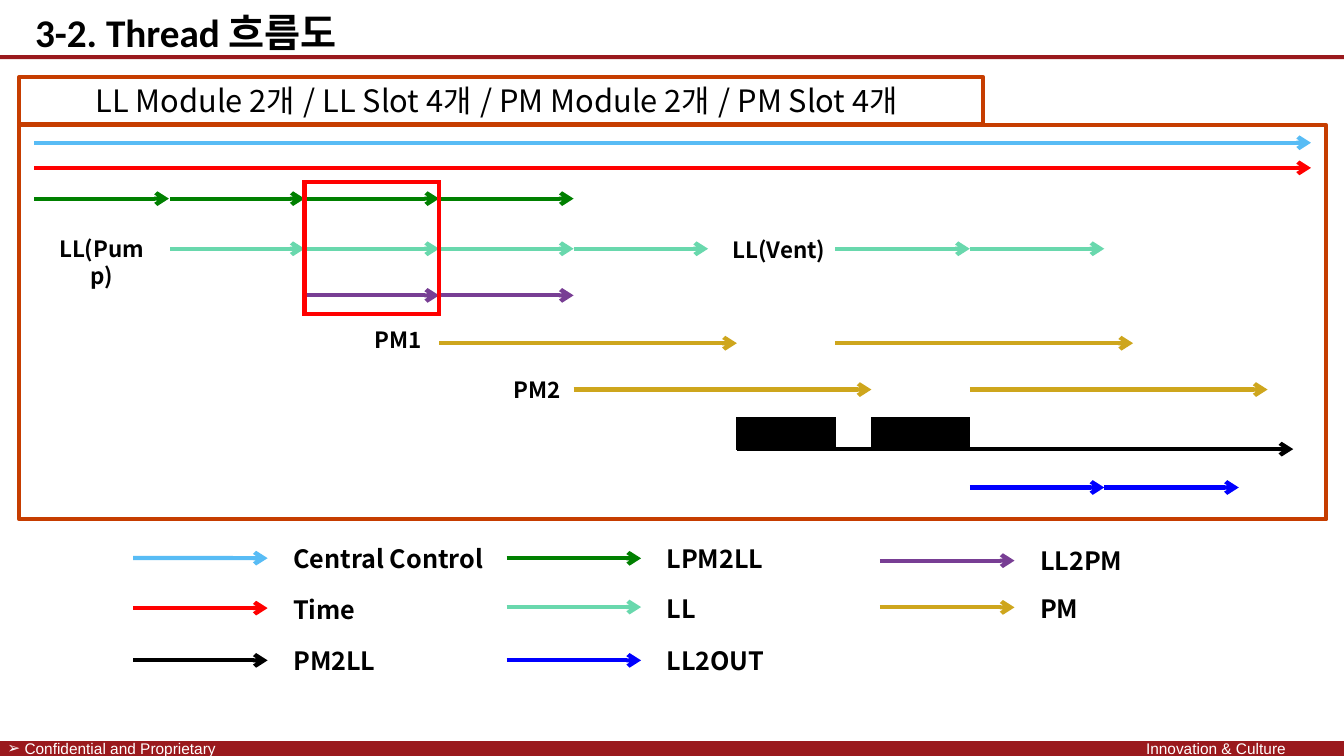
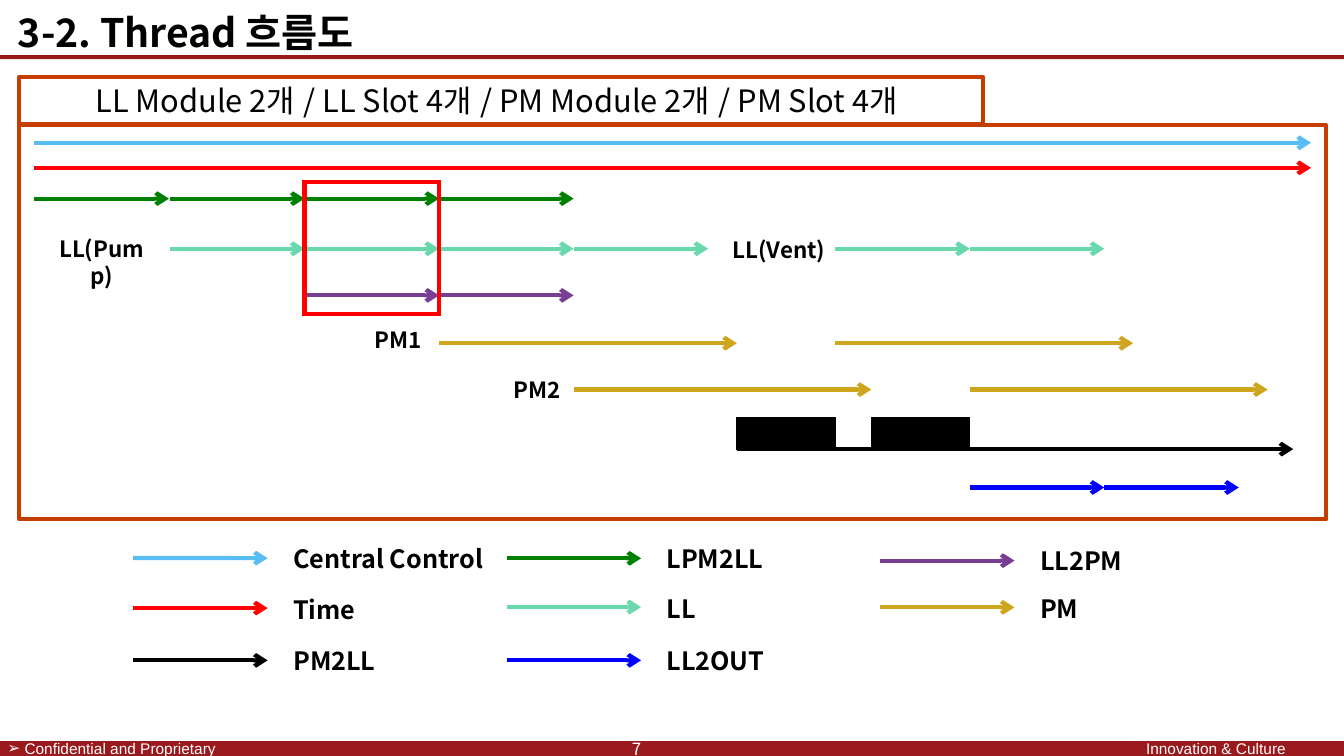
Before and after one commit to SaintSeong/JusungProject, a slide deck: slide 14 of A조 발표/A조 발표.pptx (slide 7 before the commit). Drawn at 1344x756 pixels with LibreOffice and Linux fonts; fonts in the diff are those of the drawing; background and template pictures are left out. Boxes give left, top, right and bottom in pixels: in the first picture for what was removed or moved away, otherwise in the second. Text is boxed around its words. In the diff, an @@ line names an element or a change of style, - is before the commit and + after.

```diff
--- a/A조 발표/A조 발표.pptx
+++ b/A조 발표/A조 발표.pptx
@@ text "3-2. Thread 흐름도" at box(18, 14, 354, 58): font Calibri to Noto Sans CJK KR @@
@@ text added at box(632, 738, 641, 755), 12 pt, text #FFFFFF @@
+7
```
Also in this commit, not shown: 10 other slides changed, 7 slides added, 2 other files.
